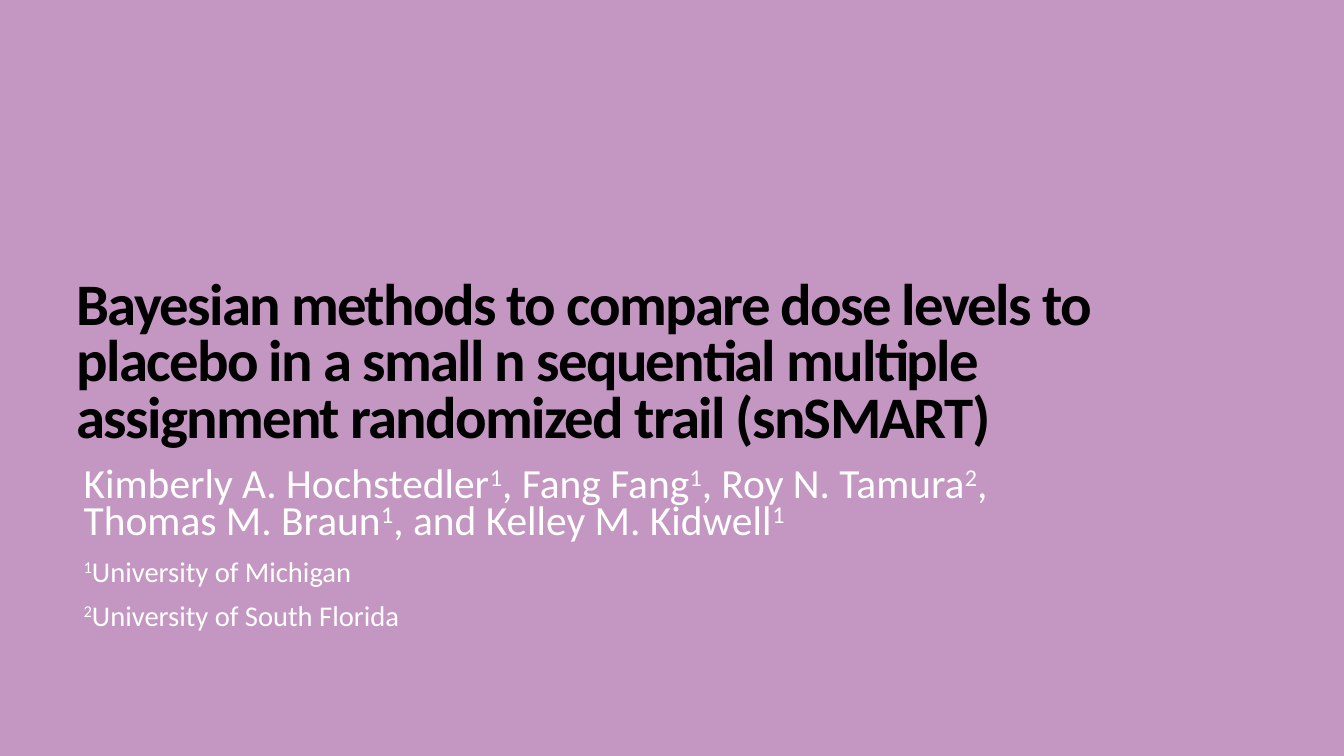
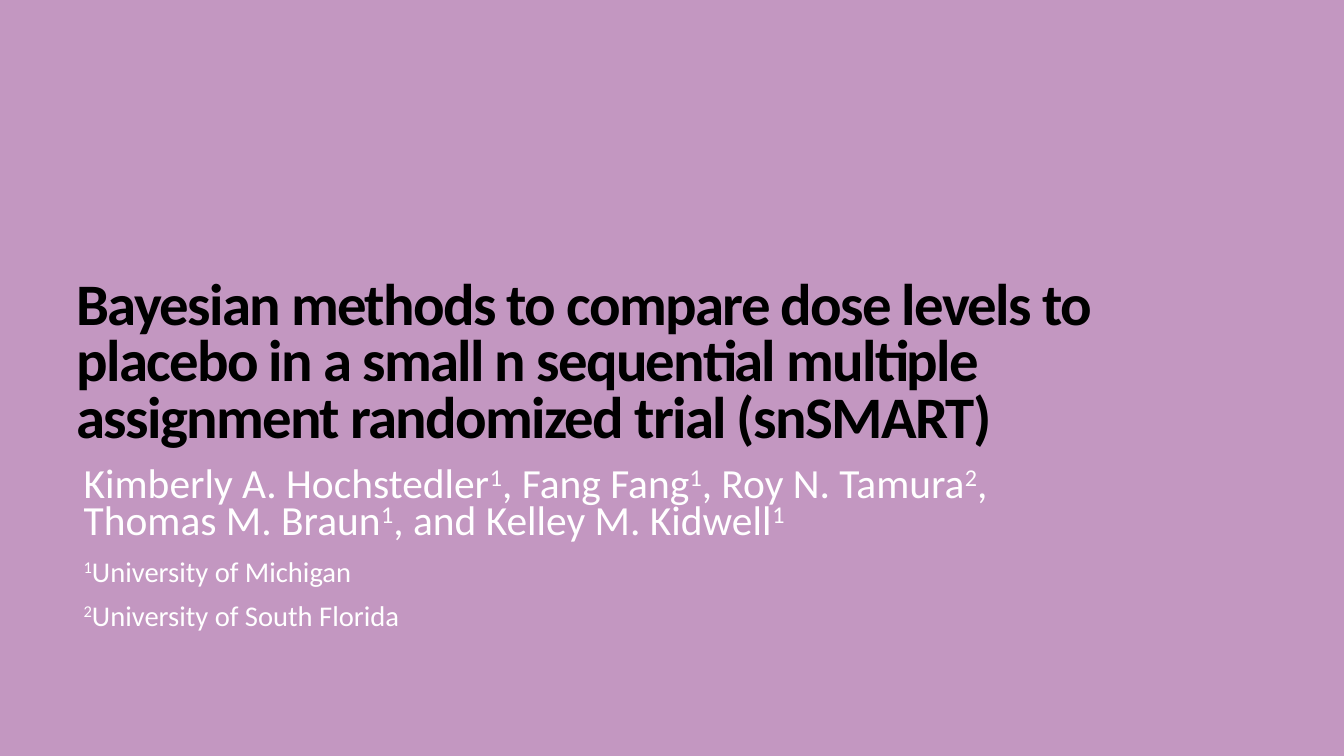
Before and after one commit to kimberlywebb/docs, a slide deck: slide 1 of enar2020_slides.pptx. Drawn at 1344x756 pixels with LibreOffice and Linux fonts; fonts in the diff are those of the drawing. Boxes give left, top, right and bottom in pixels: in the first picture for what was removed or moved away, otherwise in the second. Text is boxed around its words. In the diff, an @@ line names an element or a change of style, - is before the commit and + after.

```diff
--- a/enar2020_slides.pptx
+++ b/enar2020_slides.pptx
@@ title at box(77, 283, 1092, 448): text changed @@
-Bayesian methods to compare dose levels to placebo in a small n sequential multiple assignment randomized trail (snSMART)
+Bayesian methods to compare dose levels to placebo in a small n sequential multiple assignment randomized trial (snSMART)
```
